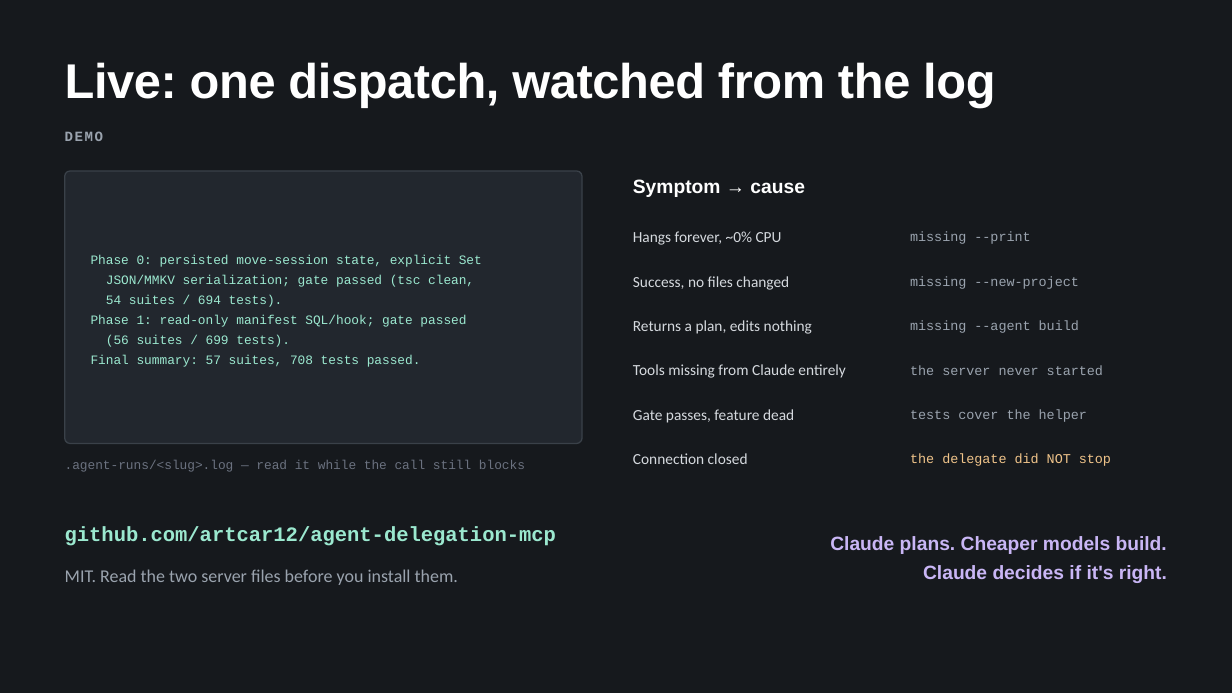
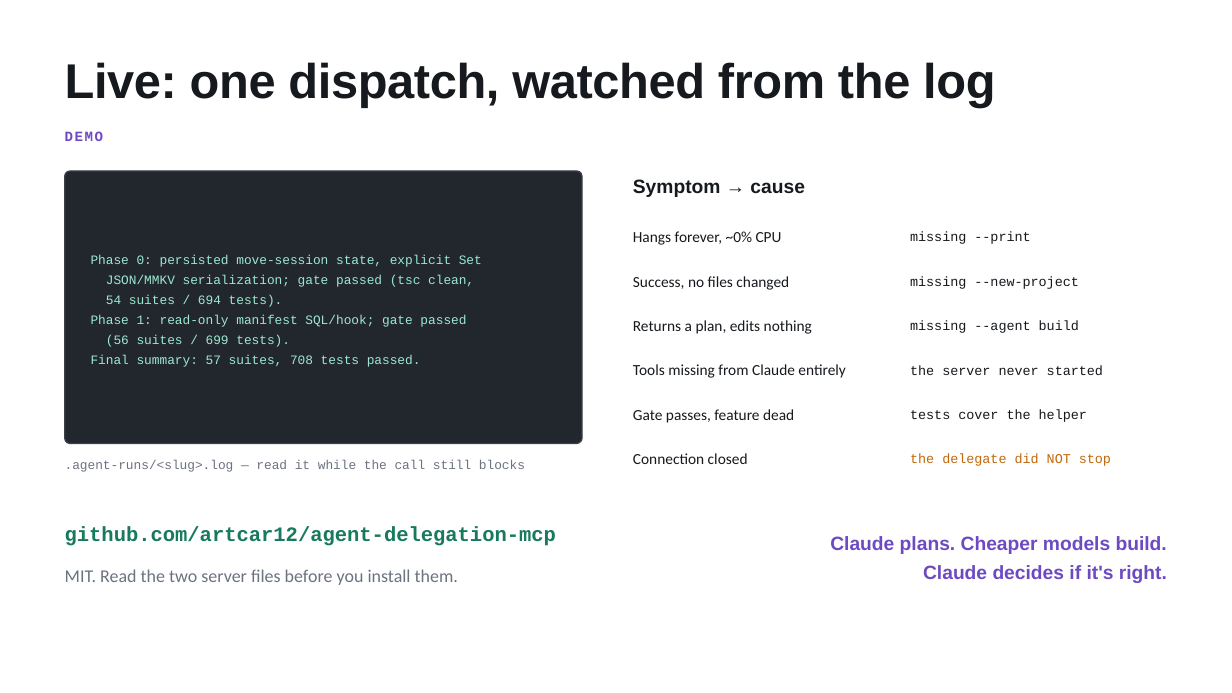
Before and after one commit to artcar12/agent-delegation-mcp, a slide deck: slide 13 of docs/agent-delegation-mcp.pptx. Drawn at 1232x693 pixels with LibreOffice and Linux fonts; fonts in the diff are those of the drawing. Boxes give left, top, right and bottom in pixels: in the first picture for what was removed or moved away, otherwise in the second. Text is boxed around its words. In the diff, an @@ line names an element or a change of style, - is before the commit and + after.

```diff
--- a/docs/agent-delegation-mcp.pptx
+++ b/docs/agent-delegation-mcp.pptx
@@ background #16191D to #FFFFFF @@
@@ text "Live: one dispatch, watched from ..." at [65, 62, 995, 107]: text colour #FFFFFF to #16191D @@
@@ text "DEMO" at [65, 131, 104, 141]: text colour #9AA3AE to #6D4AC4 @@
@@ text "Symptom → cause" at [633, 179, 805, 197]: text colour #FFFFFF to #16191D @@
@@ text colour #9AA3AE to #16191D in 5 elements at [910, 232, 1030, 244], [910, 276, 1078, 289], [910, 320, 1079, 333], [910, 365, 1103, 375], [910, 409, 1087, 422] @@
@@ text colour #D5D9DE to #16191D in 6 elements at [633, 231, 782, 245], [633, 276, 789, 290], [633, 320, 812, 334], [633, 364, 845, 378], [633, 409, 794, 423], [633, 453, 748, 464] @@
@@ text "the delegate did NOT stop" at [910, 454, 1111, 466]: text colour #F0C48A to #C1690C @@
@@ text "Claude plans. Cheaper models build." at [830, 536, 1167, 583]: text colour #C9B6F5 to #6D4AC4 @@
@@ text "github.com/artcar12/agent-delegation-mcp" at [65, 527, 556, 546]: text colour #9BE8CF to #17795E @@
@@ text "MIT. Read the two server ..." at [65, 569, 458, 585]: text colour #9AA3AE to #6B7280 @@
```
Also in this commit, not shown: 4 other slides changed, 1 other file.
